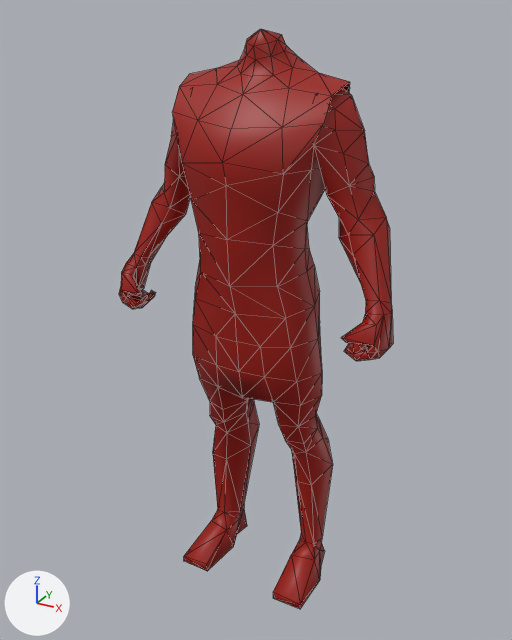
Two versions of the COLLADA model art/animation/biped/assault_rifle/crouched/idle_3.dae, one commit apart.
One viewpoint serves both versions: a camera (50 mm lens) standing at (2.08, -3.82, 3.96) and looking at (-0.04, 0.02, 2.04). Lighting does not change. The marker at lower left points along +X, +Y and +Z. Mesh edges are drawn as thin lines.

Objects in the first picture: 'm_armor_tunic_short.019'.
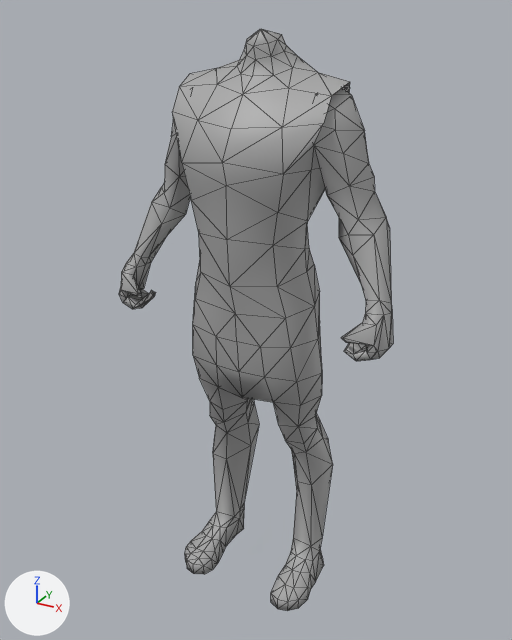
Changed parts and their boxes (x1, y1, x2, y2) in the pictures (512 x 640 px):
'm_armor_tunic_short.019', reshaped: before (119, 29, 393, 609); after (119, 29, 393, 611)
part 1 of me_cube_459, built on: before (184, 454, 325, 609); after (185, 454, 324, 611)
part 2 of me_cube_459, recoloured (red to grey): (119, 29, 393, 535) in both

The change, as a list of edits to the scene's bpy script:
```text
Add mat_unit:
    mat_unit = principled_material('Unit')
    mat_unit.base_color = (0.386, 0.386, 0.386)  # grey #a7a7a7
Change me_cube_459:
    used by ob_m_armor_tunic_short_019; location = (0.0, 0.0, 0.0)
    remove me_cube_459.from_pydata(...)  # 391 vertices, 752 faces; spans x -0.96..0.96, y -0.43..0.4, z 0.0..3.85
    add me_cube_459.from_pydata(...)  # 459 vertices, 888 faces; spans x -0.96..0.96, y -0.43..0.4, z 0.0..3.85
    me_cube_459 part 1
    24 vertices are removed from x -0.51..0.51, y -0.3..0.34, z 0.0..0.26
    72 faces are deleted
    4 vertices move from x -0.46..0.46, y 0.04..0.08, z 0.17..0.26 to x -0.49..0.49, y 0.0..0.07, z 0.0..0.26
    92 vertices are added at x -0.51..0.51, y -0.38..0.3, z 0.0..0.27
    208 new faces join them
    me_cube_459 part 2: 680 faces spanning x -0.96..0.96, y -0.43..0.4, z 0.17..3.85 switch from mat_unit_001 (red #9c1000) to mat_unit (grey #a7a7a7)
```
